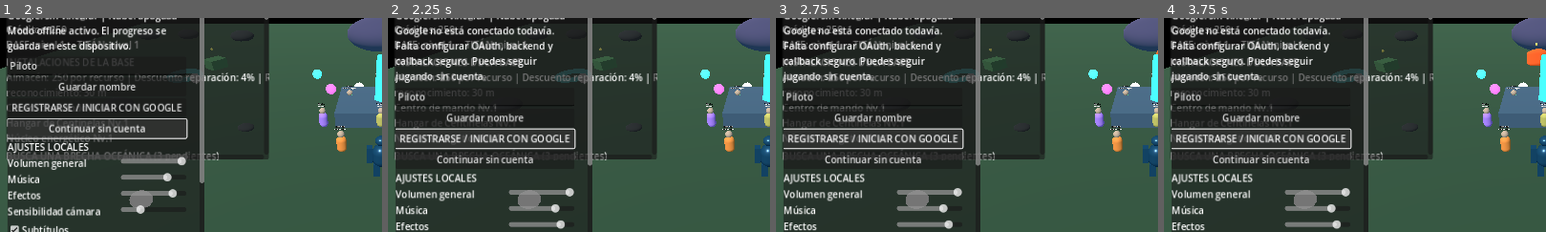
Above: before the commit, frames 1-4 (left to right).
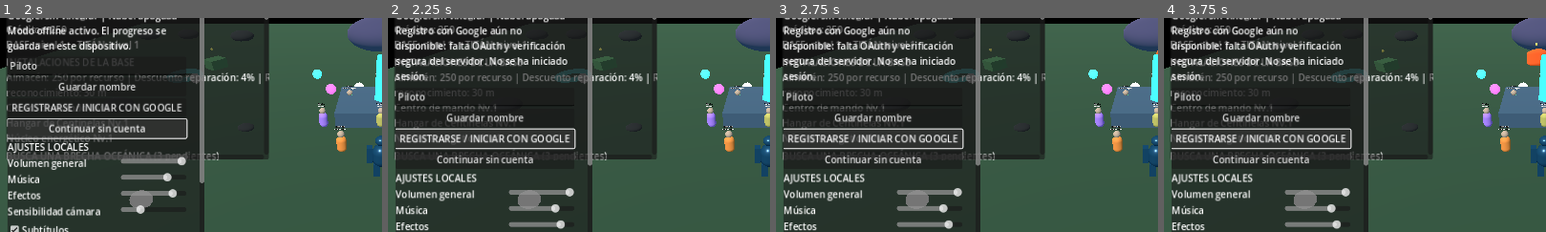
Above: after the commit, the same moments.

Repository: edwjacpinros2012-dev/Titanes-del-Pac-fico-
Game: Godot game, scene res://scenes/main.tscn
Two runs of this game, one before a commit and one after it. Both use one fixed random seed, a clock stepped at 60 frames per second and the inputs below.
Inputs:
- Up to frame 1 (2 s): click "Continuar sin cuenta" at 0.5 s; click "Continuar sin cuenta" at 1.25 s
- Up to frame 2 (2.25 s): click "REGISTRARSE / INICIAR CON GOO…" at 2 s
- Up to frame 3 (2.75 s): no input
- Up to frame 4 (3.75 s): click "Continuar sin cuenta" at 2.75 s; click "REGISTRARSE / INICIAR CON GOO…" at 3.5 s
The pictures show only the part of the screen within x 0-50%, y 16-66%; the shares and areas given below are measured in that part.

Frame 1 is identical in both runs. In frame 2, 3.7% of the frame differs, in the area x 2-47%, y 3-31%; in frame 3, 3.7%; in frame 4, 3.7%.

Commit message:
Harden local pilot registration and profile validation

Diff:
--- a/scripts/accounts/account_manager.gd
+++ b/scripts/accounts/account_manager.gd
@@ -3,40 +3,82 @@
 signal authentication_status_changed(message: String)
 
 const PROFILE_PATH := "user://player_identity.json"
+const PROFILE_SCHEMA_VERSION := 2
+const MIN_DISPLAY_NAME_LENGTH := 1
+const MAX_DISPLAY_NAME_LENGTH := 24
+
 var profile: Dictionary = {}
 var google_provider_ready := false
+var last_load_warning := ""
 
 func _ready() -> void:
 	load_or_create_profile()
 
 func load_or_create_profile() -> Dictionary:
-	var parsed: Variant = {}
+	var parsed: Variant = null
 	if FileAccess.file_exists(PROFILE_PATH):
-		var f := FileAccess.open(PROFILE_PATH, FileAccess.READ)
-		if f:
-			parsed = JSON.parse_string(f.get_as_text())
-			f.close()
-	if typeof(parsed) == TYPE_DICTIONARY and not parsed.is_empty():
-		profile = parsed
+		var file := FileAccess.open(PROFILE_PATH, FileAccess.READ)
+		if file != null:
+			parsed = JSON.parse_string(file.get_as_text())
+			file.close()
+		else:
+			last_load_warning = "No se pudo leer el perfil local."
+	if parsed is Dictionary and _is_valid_profile(parsed):
+		profile = _normalize_profile(parsed)
 	else:
-		profile = {
-			"schema_version": 1,
-			"player_id": _new_local_id(),
-			"display_name": "Piloto",
-			"provider": "offline",
-			"google_linked": false,
-			"cloud_enabled": false
-		}
-	_save_profile()
+		if FileAccess.file_exists(PROFILE_PATH):
+			last_load_warning = "El perfil local no era válido; se inició un perfil nuevo sin importar datos dudosos."
+		profile = _new_local_profile()
+		_save_profile()
 	profile_changed.emit(profile.duplicate(true))
 	return profile.duplicate(true)
+
+func _new_local_profile() -> Dictionary:
+	var now := int(Time.get_unix_time_from_system())
+	return {
+		"schema_version": PROFILE_SCHEMA_VERSION,
+		"player_id": _new_local_id(),
+		"display_name": "Piloto",
+		"provider": "offline",
+		"google_linked": false,
+		"cloud_enabled": false,
+		"created_at": now,
+		"last_login_at": now
+	}
 
 func _new_local_id() -> String:
 	return "local_" + str(Time.get_unix_time_from_system()) + "_" + str(randi())
 
+func _is_valid_profile(candidate: Dictionary) -> bool:
+	var player_id := str(candidate.get("player_id", "")).strip_edges()
+	var display_name := str(candidate.get("display_name", "")).strip_edges()
+	var provider := str(candidate.get("provider", "offline"))
+	if player_id.is_empty():
+		return false
+	if display_name.length() < MIN_DISPLAY_NAME_LENGTH or display_name.length() > MAX_DISPLAY_NAME_LENGTH:
+		return false
+	if provider not in ["offline", "google"]:
+		return false
+	# Google identity must never be inferred from a local JSON flag alone.
+	if provider == "google" or bool(candidate.get("google_linked", false)):
+		return false
+	return true
+
+func _normalize_profile(candidate: Dictionary) -> Dictionary:
+	var normalized := candidate.duplicate(true)
+	normalized["schema_version"] = PROFILE_SCHEMA_VERSION
+	normalized["provider"] = "offline"
+	normalized["google_linked"] = false
+	normalized["cloud_enabled"] = false
+	normalized["display_name"] = str(candidate.get("display_name", "Piloto")).strip_edges()
+	if not normalized.has("created_at"):
+		normalized["created_at"] = int(Time.get_unix_time_from_system())
+	normalized["last_login_at"] = int(Time.get_unix_time_from_system())
+	return normalized
+
 func set_display_name(value: String) -> bool:
 	var clean := value.strip_edges()
-	if clean.length() < 1 or clean.length() > 24:
+	if clean.length() < MIN_DISPLAY_NAME_LENGTH or clean.length() > MAX_DISPLAY_NAME_LENGTH:
 		authentication_status_changed.emit("El nombre debe tener entre 1 y 24 caracteres.")
 		return false
 	profile["display_name"] = clean
@@ -45,20 +87,31 @@
 	authentication_status_changed.emit("Nombre de piloto guardado localmente.")
 	return true
 
+func create_local_profile(display_name: String) -> bool:
+	if not set_display_name(display_name):
+		return false
+	profile["last_login_at"] = int(Time.get_unix_time_from_system())
+	_save_profile()
+	authentication_status_changed.emit("Perfil local creado. Puedes jugar sin conectar una cuenta externa.")
+	return true
+
 func begin_google_sign_in() -> void:
-	authentication_status_changed.emit("Google no está conectado todavía. Falta configurar OAuth, backend y callback seguro. Puedes seguir jugando sin cuenta.")
-	return
+	if not google_provider_ready:
+		authentication_status_changed.emit("Registro con Google aún no disponible: falta OAuth y verificación segura del servidor. No se ha iniciado sesión.")
+		return
+	authentication_status_changed.emit("El proveedor está marcado como disponible, pero falta implementar el flujo de autenticación verificado.")
 
 func begin_offline_session() -> void:
 	profile["provider"] = "offline"
 	profile["google_linked"] = false
 	profile["cloud_enabled"] = false
+	profile["last_login_at"] = int(Time.get_unix_time_from_system())
 	_save_profile()
 	profile_changed.emit(profile.duplicate(true))
 	authentication_status_changed.emit("Modo offline activo. El progreso se guarda en este dispositivo.")
 
 func is_google_linked() -> bool:
-	return bool(profile.get("google_linked", false)) and str(profile.get("provider", "")) == "google"
+	return false
 
 func export_snapshot() -> Dictionary:
 	return profile.duplicate(true)
@@ -66,7 +119,8 @@
 func _save_profile() -> void:
 	var file := FileAccess.open(PROFILE_PATH, FileAccess.WRITE)
 	if file == null:
-		push_error("No se pudo escribir la identidad local.")
+		last_load_warning = "No se pudo guardar la identidad local."
+		push_error(last_load_warning)
 		return
-	file.store_string(JSON.stringify(profile, "\t"))
+	file.store_string(JSON.stringify(profile, "\\t"))
 	file.close()
